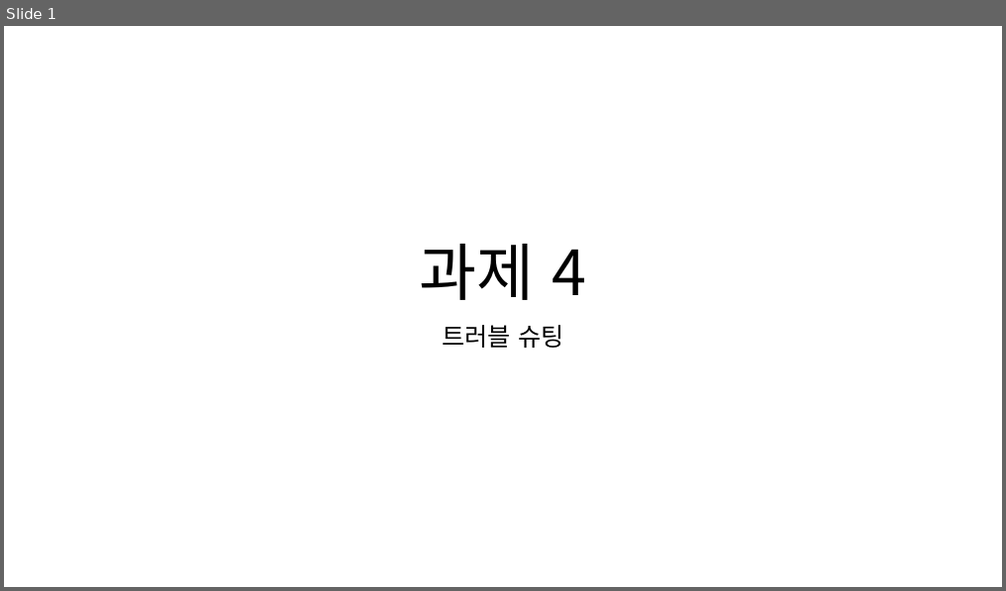
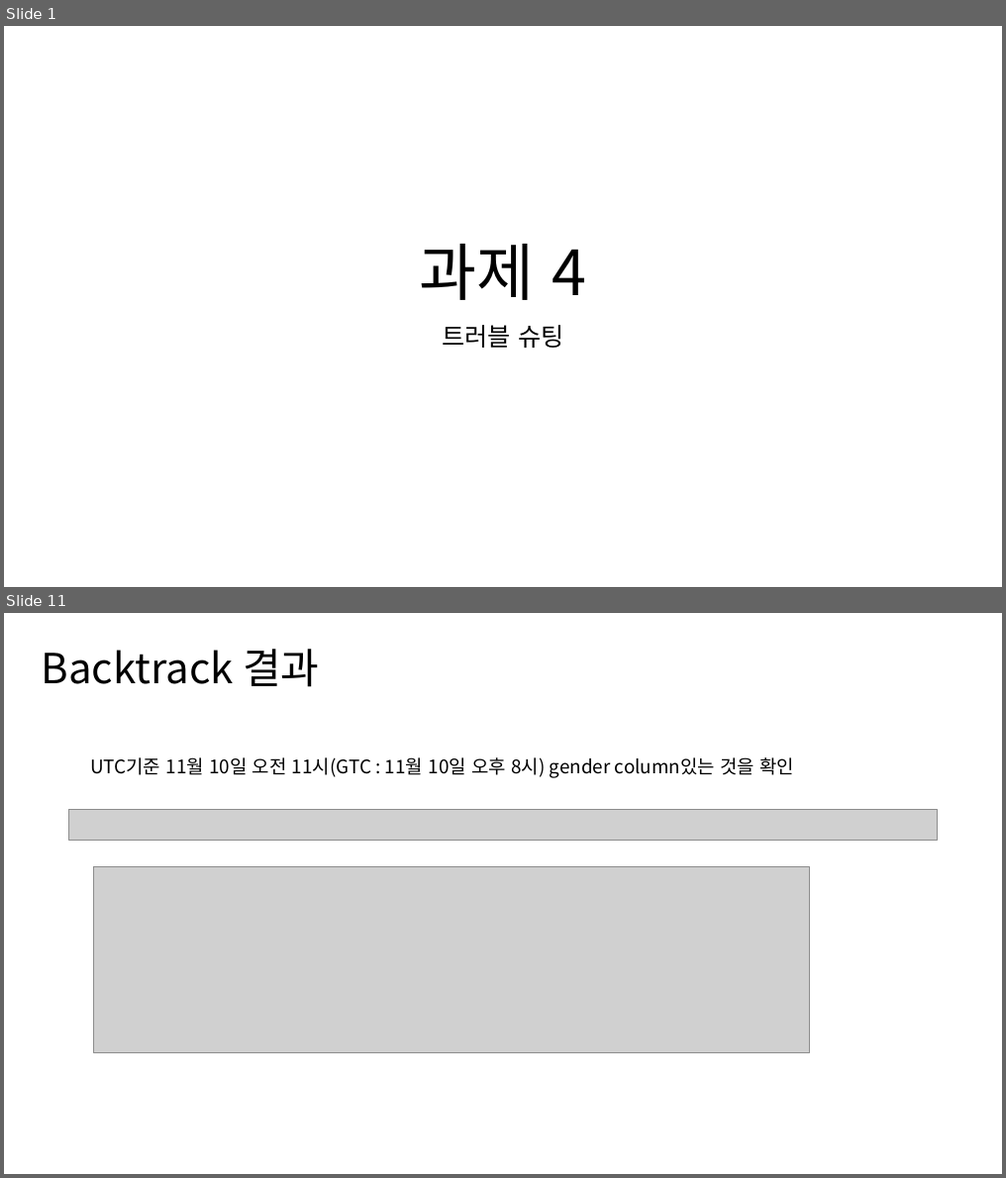
Before and after one commit to mong-head/commento_boot_camp_DBA, a slide deck: 과제4/과제 4.pptx. Shown one above the other, each under a label of ours: slide 1 before the commit, slides 1 and 11 after it; the slides between them are not shown. The pictures are 1006x591 and 1006x1178 pixels, drawn with LibreOffice and Linux fonts; fonts in the diff are those of the drawing; grey boxes stand for pictures. Boxes give left, top, right and bottom in pixels: in the first picture for what was removed or moved away, otherwise in the second. Text is boxed around its words. In the diff, an @@ line names an element or a change of style, - is before the commit and + after.

```diff
--- a/과제4/과제 4.pptx
+++ b/과제4/과제 4.pptx
@@ slide 11 added at (4, 613, 1002, 1174), background #FFFFFF @@
@@ text added at (42, 649, 319, 687), 40 pt, text #000000 @@
+Backtrack 결과
@@ text added at (90, 758, 795, 778), 18 pt, text #000000 @@
+UTC기준 11월 10일 오전 11시(GTC : 11월 10일 오후 8시) gender column있는 것을 확인
@@ picture added at (68, 810, 938, 840) @@
@@ picture added at (94, 866, 810, 1054) @@
```
Also in this commit, not shown: 4 slides changed, 6 other slides added, 1 slide removed.
